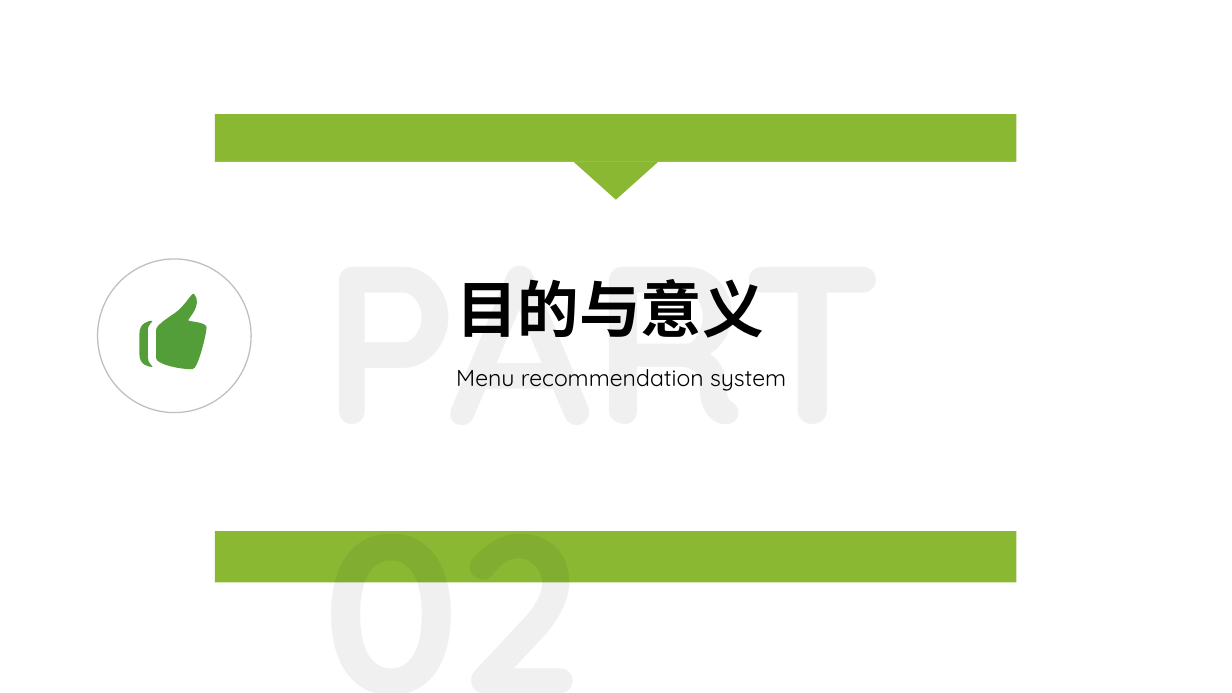
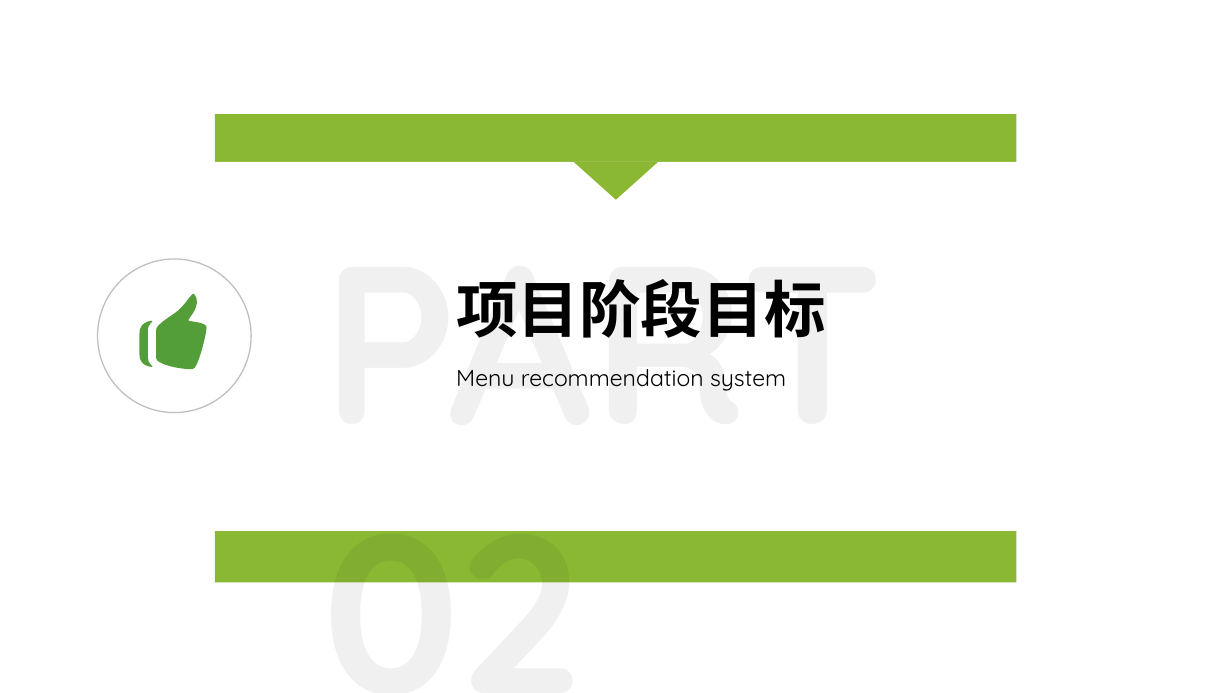
Before and after one commit to JakerHXR/Software-manage, a slide deck: slide 8 of doc/PPT/软件工程项目介绍PPT_2.1.pptx (slide 7 before the commit). Drawn at 1232x693 pixels with LibreOffice and Linux fonts; fonts in the diff are those of the drawing. Boxes give left, top, right and bottom in pixels: in the first picture for what was removed or moved away, otherwise in the second. Text is boxed around its words. In the diff, an @@ line names an element or a change of style, - is before the commit and + after.

```diff
--- a/doc/PPT/软件工程项目介绍PPT_2.1.pptx
+++ b/doc/PPT/软件工程项目介绍PPT_2.1.pptx
@@ text at box(456, 279, 826, 338): text changed; font Noto Sans CJK SC to Quicksand @@
-目的与意义
+项目阶段目标
```
Also in this commit, not shown: 7 other slides changed, 1 slide added, 1 other file.
